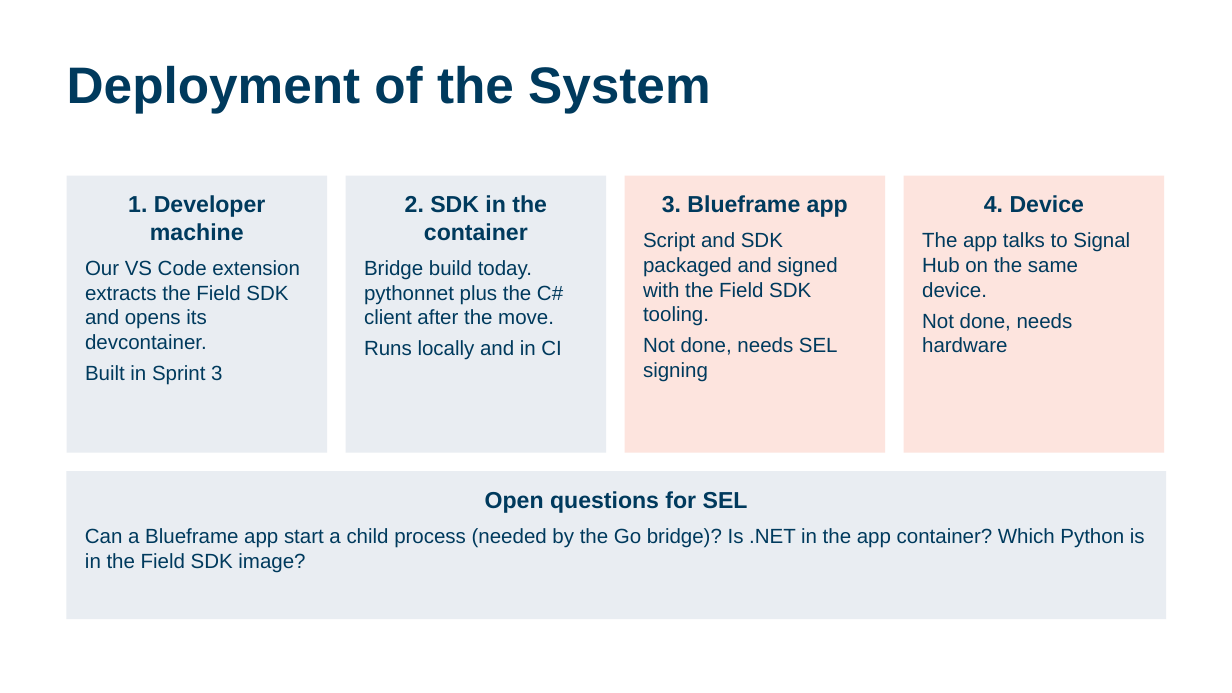
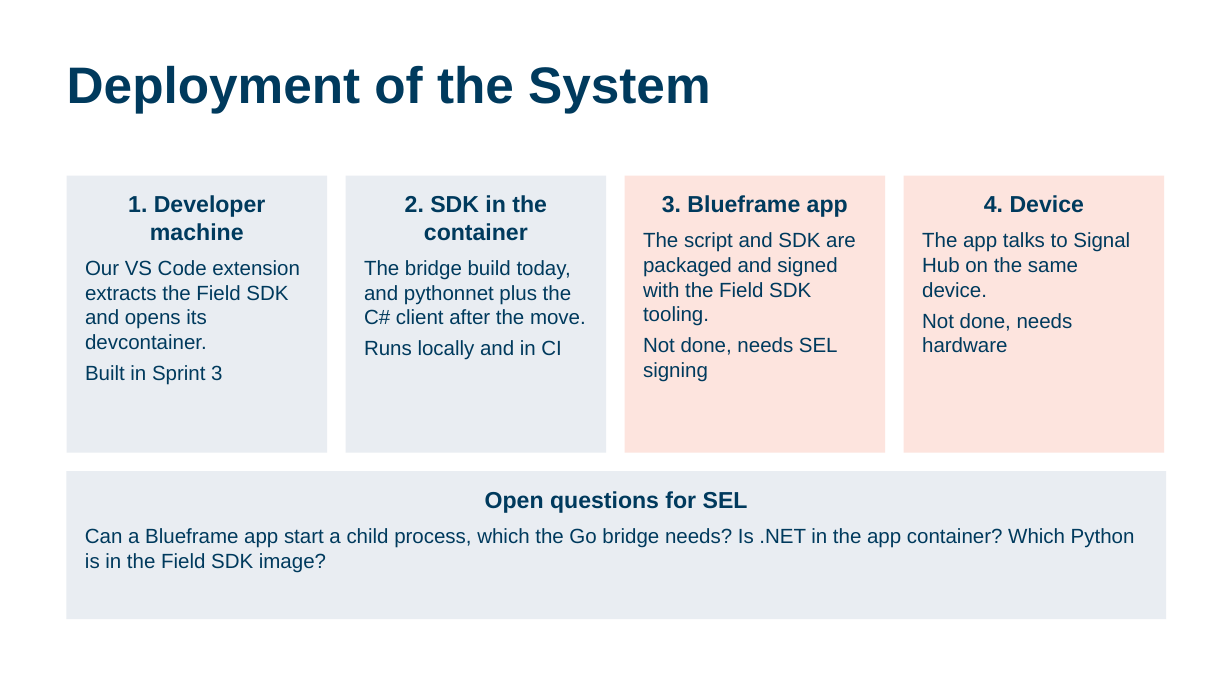
Before and after one commit to calebh13/sel-blueframe-sdk, a slide deck: slide 8 of Sprints/Sprint_5/Sprint 5 Presentation.pptx. Drawn at 1232x693 pixels with LibreOffice and Linux fonts; fonts in the diff are those of the drawing. Boxes give left, top, right and bottom in pixels: in the first picture for what was removed or moved away, otherwise in the second. Text is boxed around its words. In the diff, an @@ line names an element or a change of style, - is before the commit and + after.

```diff
--- a/Sprints/Sprint_5/Sprint 5 Presentation.pptx
+++ b/Sprints/Sprint_5/Sprint 5 Presentation.pptx
@@ text in rectangle at <box>643,232,856,326</box>: text changed @@
-Script and SDK packaged and signed with the Field SDK tooling.
+The script and SDK are packaged and signed with the Field SDK tooling.
@@ text in rectangle at <box>364,260,586,325</box>: text changed @@
-Bridge build today. pythonnet plus the C# client after the move.
+The bridge build today, and pythonnet plus the C# client after the move.
@@ text in rectangle at <box>85,528,1135,573</box>: text changed @@
-Can a Blueframe app start a child process (needed by the Go bridge)? Is .NET in the app container? Which Python is in the Field SDK image?
+Can a Blueframe app start a child process, which the Go bridge needs? Is .NET in the app container? Which Python is in the Field SDK image?
```
Also in this commit, not shown: 14 other slides changed.
